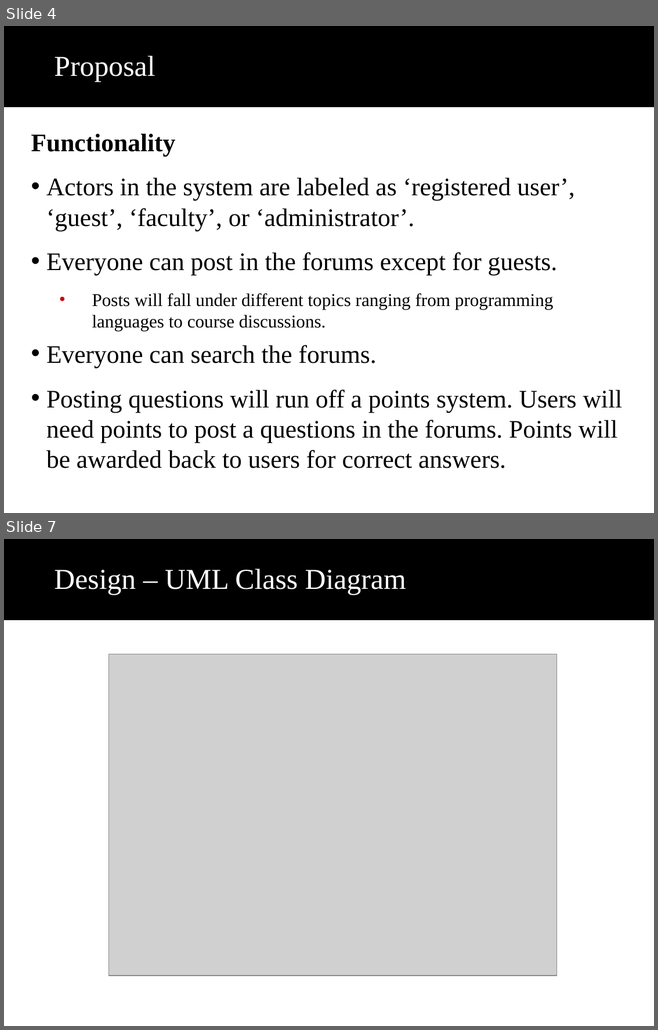
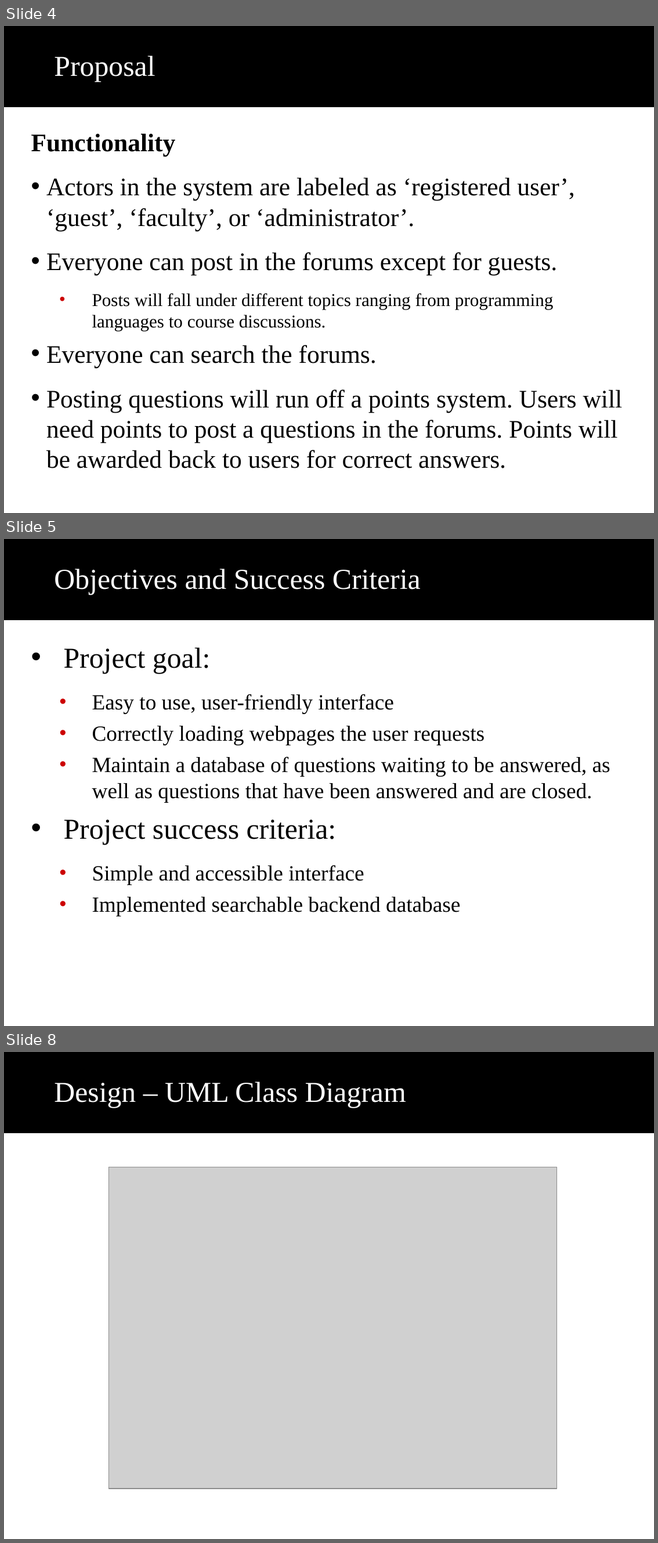
Before and after one commit to patrickbraud/CapstoneProject, a slide deck: Proposal/Final/final_presentation.ppt. Shown one above the other, each under a label of ours: slides 4 and 7 before the commit, slides 4, 5 and 8 after it; the slides between them are not shown. The pictures are 658x1030 and 658x1543 pixels, drawn with LibreOffice and Linux fonts; fonts in the diff are those of the drawing; grey boxes stand for pictures; background and template pictures are left out. Boxes give left, top, right and bottom in pixels: in the first picture for what was removed or moved away, otherwise in the second. Text is boxed around its words. In the diff, an @@ line names an element or a change of style, - is before the commit and + after.

```diff
--- a/Proposal/Final/final_presentation.ppt
+++ b/Proposal/Final/final_presentation.ppt
@@ slide 5 added at [4,539,654,1026], background #FFFFFF; not listed: 1 template element that a slide beside it also shows @@
@@ title added at [54,569,420,595], 32 pt, text #FFFFFF @@
+Objectives and Success Criteria
@@ text added at [64,647,610,916], 24 pt, text #000000 @@
+• Project goal:
+  • Easy to use, user-friendly interface
+  • Correctly loading webpages the user requests
+  • Maintain a database of questions waiting to be answered, as well as questions that have been answered and are closed.
+• Project success criteria:
+  • Simple and accessible interface
+  • Implemented searchable backend database
@@ what was slide 7 is now slide 8 @@
```
Also in this commit, not shown: 6 slides changed, 1 slide removed, 2 other files.
